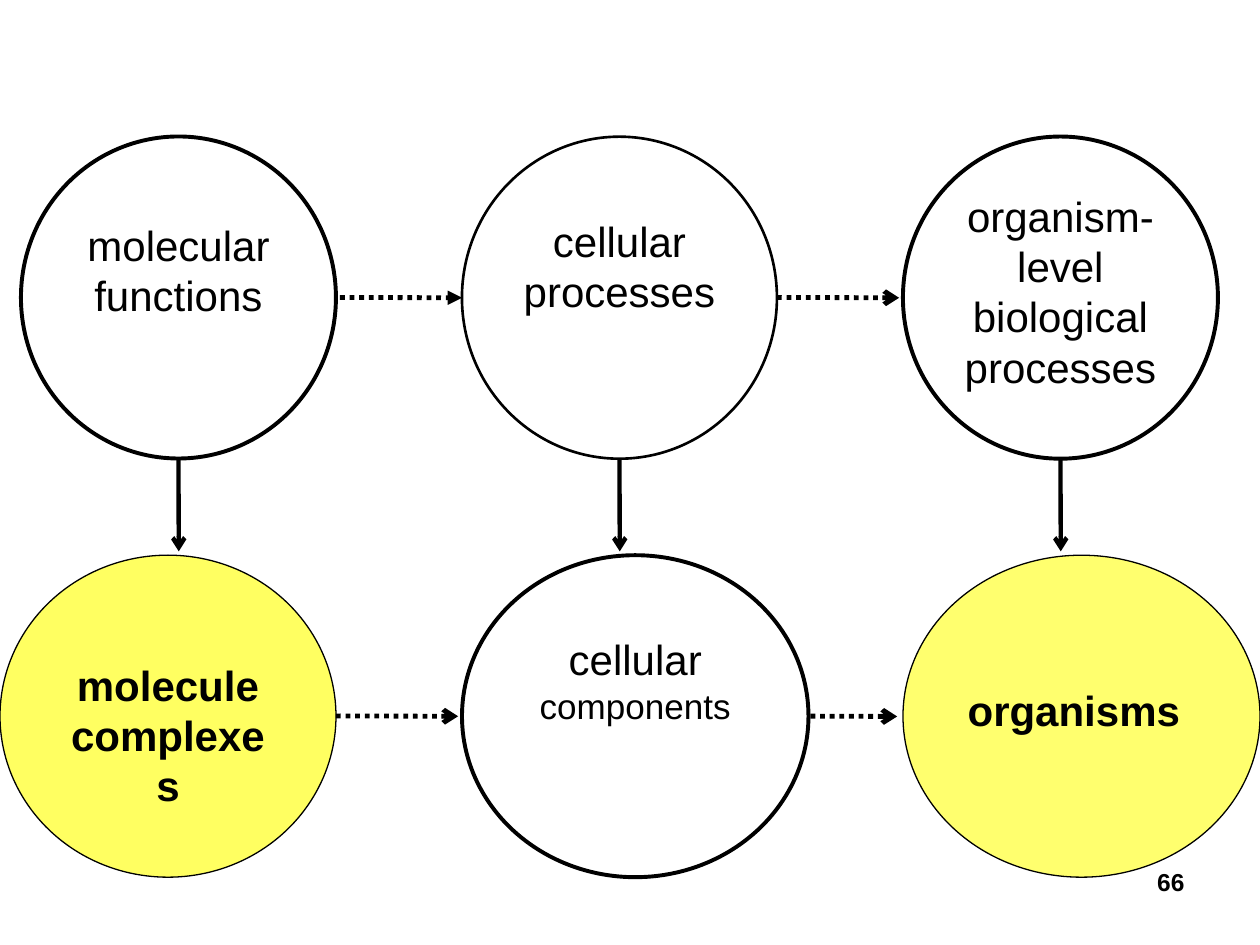
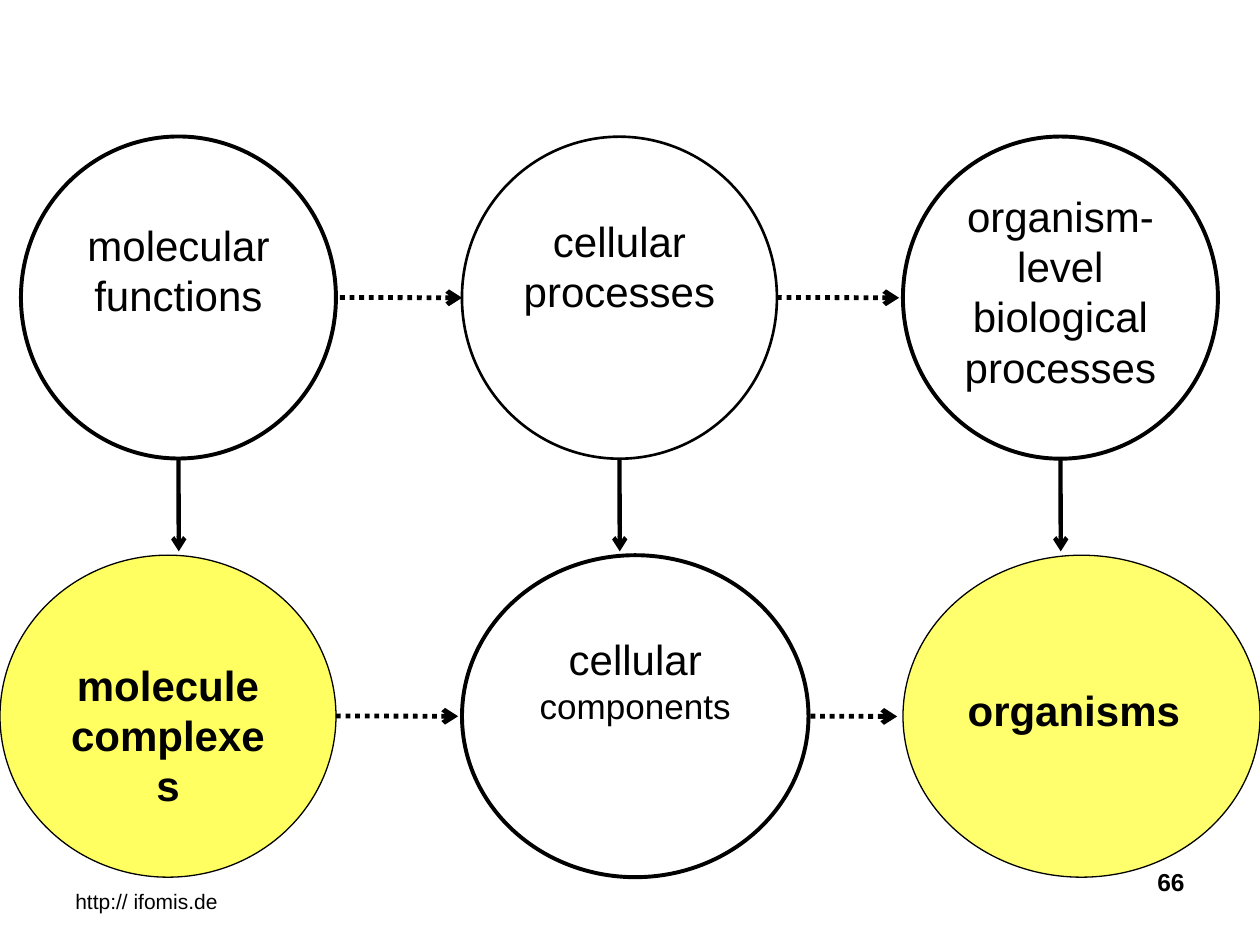
Before and after one commit to NCOR-Organization/ontology.buffalo.edu, a slide deck: slide 66 of 04/STOP_GO_5_04.ppt. Drawn at 1260x945 pixels with LibreOffice and Linux fonts; fonts in the diff are those of the drawing. Boxes give left, top, right and bottom in pixels: in the first picture for what was removed or moved away, otherwise in the second. Text is boxed around its words. In the diff, an @@ line names an element or a change of style, - is before the commit and + after.

```diff
--- a/04/STOP_GO_5_04.ppt
+++ b/04/STOP_GO_5_04.ppt
@@ text added at (75,893,218,913), 12 pt, text #000000 @@
+http:// ifomis.de
```
Also in this commit, not shown: 67 other slides changed, 1 slide added, 1 slide removed, 1 other file.
